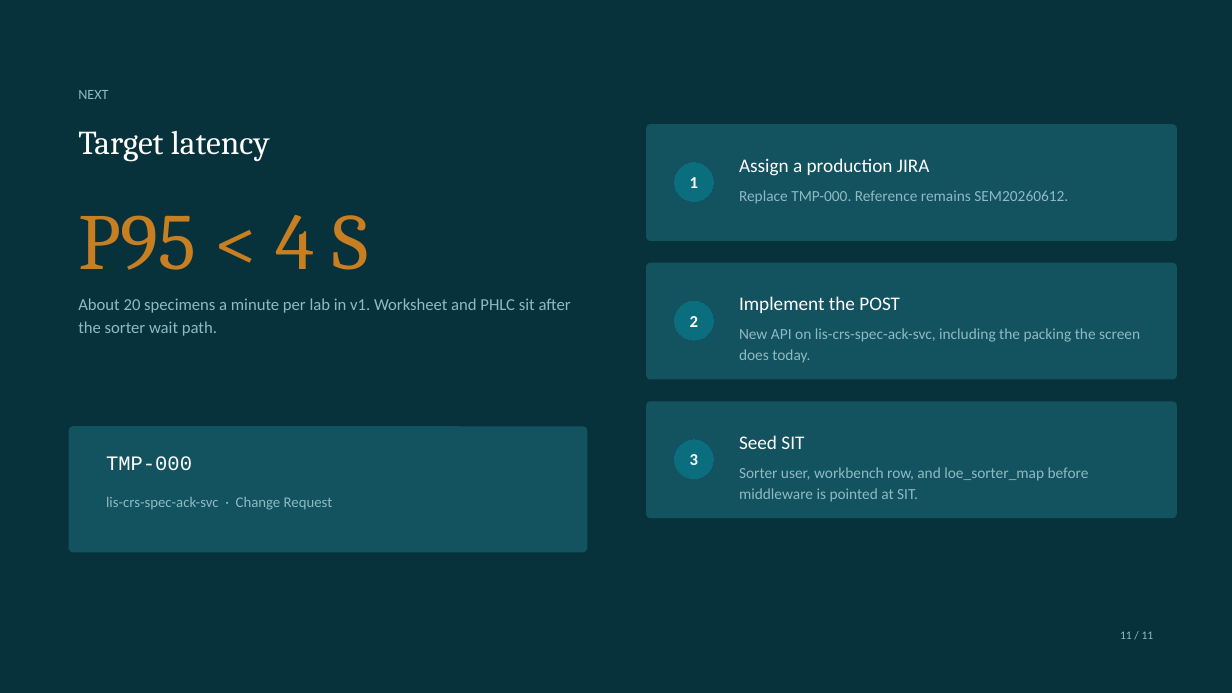
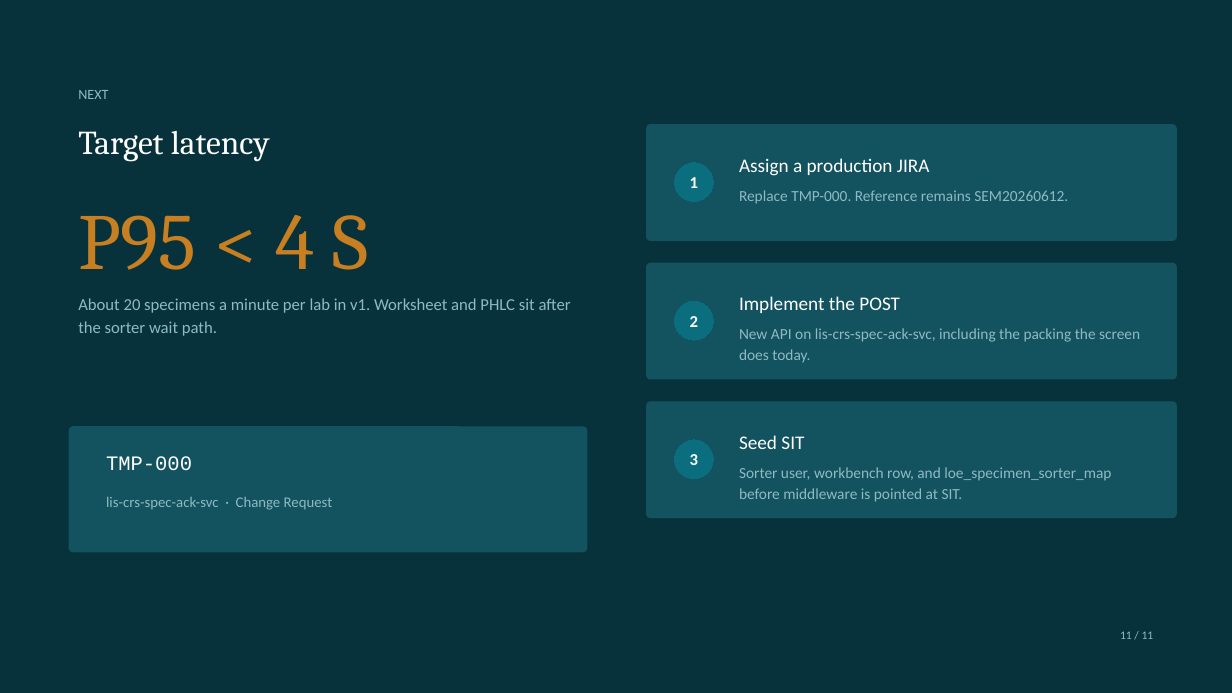
Before and after one commit to DragonChong/HA-Notes, a slide deck: slide 11 of SDLC/Projects/TMP-specimen-sorter-api — Specimen Sorter API/assets/Specimen Sorter API.pptx. Drawn at 1232x693 pixels with LibreOffice and Linux fonts; fonts in the diff are those of the drawing. Boxes give left, top, right and bottom in pixels: in the first picture for what was removed or moved away, otherwise in the second. Text is boxed around its words. In the diff, an @@ line names an element or a change of style, - is before the commit and + after.

```diff
--- a/SDLC/Projects/TMP-specimen-sorter-api — Specimen Sorter API/assets/Specimen Sorter API.pptx
+++ b/SDLC/Projects/TMP-specimen-sorter-api — Specimen Sorter API/assets/Specimen Sorter API.pptx
@@ text at [739, 467, 1111, 502]: text changed @@
-Sorter user, workbench row, and loe_sorter_map before middleware is pointed at SIT.
+Sorter user, workbench row, and loe_specimen_sorter_map before middleware is pointed at SIT.
```
Also in this commit, not shown: 5 other slides changed, 4 other files.
